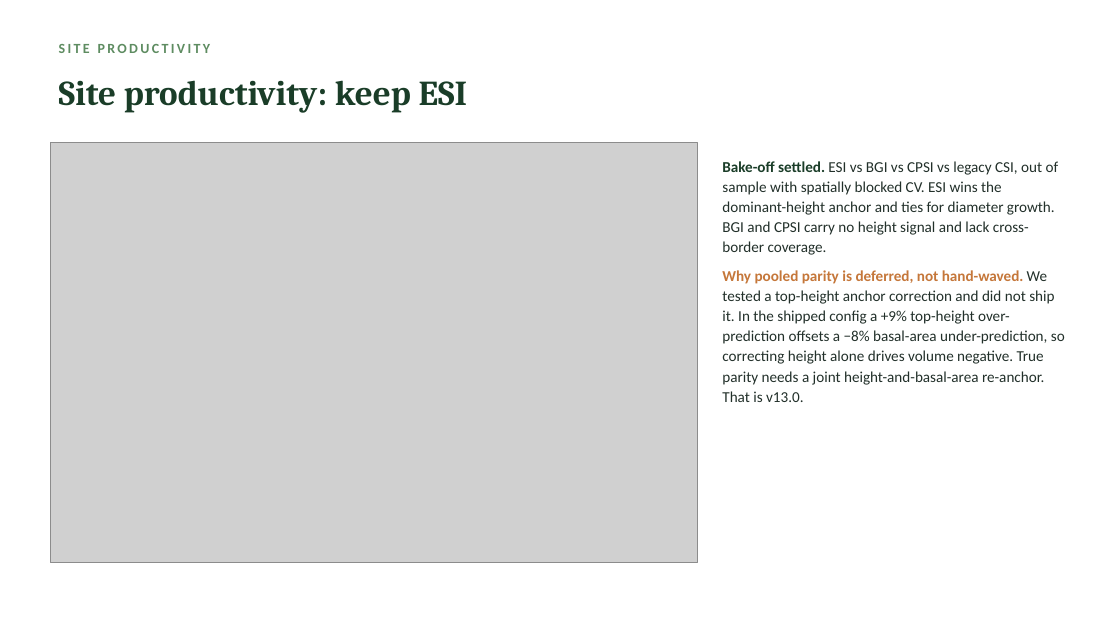
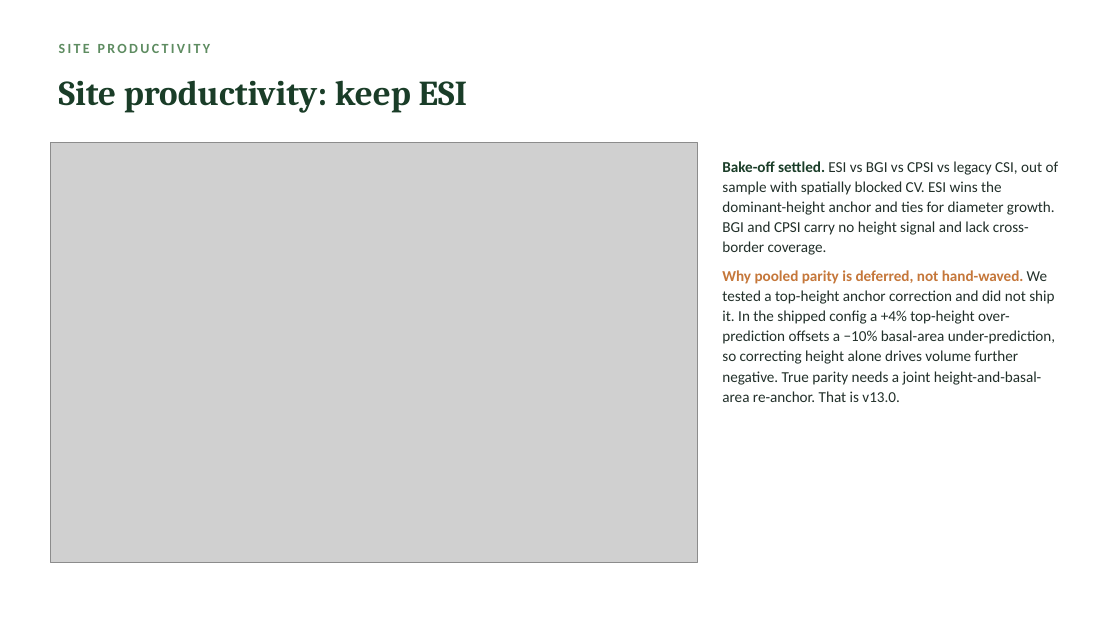
Before and after one commit to holoros/fvs-acd, a slide deck: slide 8 of FVS-ACD_Hennigar_Aug2026.pptx. Drawn at 1120x630 pixels with LibreOffice and Linux fonts; fonts in the diff are those of the drawing; grey boxes stand for pictures. Boxes give left, top, right and bottom in pixels: in the first picture for what was removed or moved away, otherwise in the second. Text is boxed around its words. In the diff, an @@ line names an element or a change of style, - is before the commit and + after.

```diff
--- a/FVS-ACD_Hennigar_Aug2026.pptx
+++ b/FVS-ACD_Hennigar_Aug2026.pptx
@@ text at (x1=722, y1=270, x2=1055, y2=402): text changed @@
-Why pooled parity is deferred, not hand-waved. We tested a top-height anchor correction and did not ship it. In the shipped config a +9% top-height over-prediction offsets a −8% basal-area under-prediction, so correcting height alone drives volume negative. True parity needs a joint height-and-basal-area re-anchor. That is v13.0.
+Why pooled parity is deferred, not hand-waved. We tested a top-height anchor correction and did not ship it. In the shipped config a +4% top-height over-prediction offsets a −10% basal-area under-prediction, so correcting height alone drives volume further negative. True parity needs a joint height-and-basal-area re-anchor. That is v13.0.
```
Also in this commit, not shown: 3 other slides changed, 5 other files.
